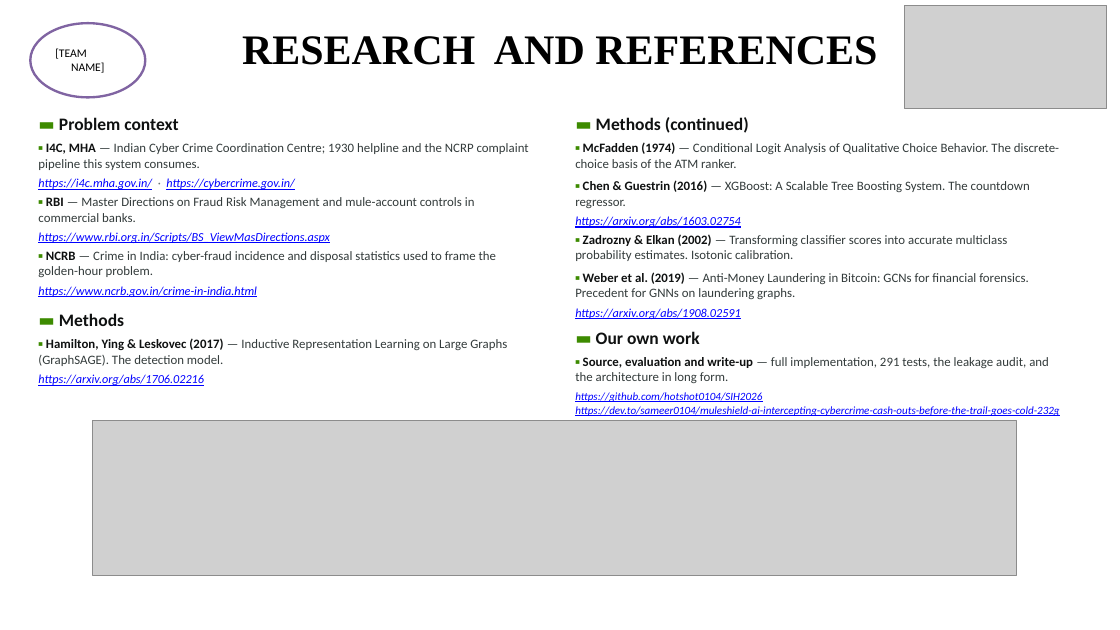
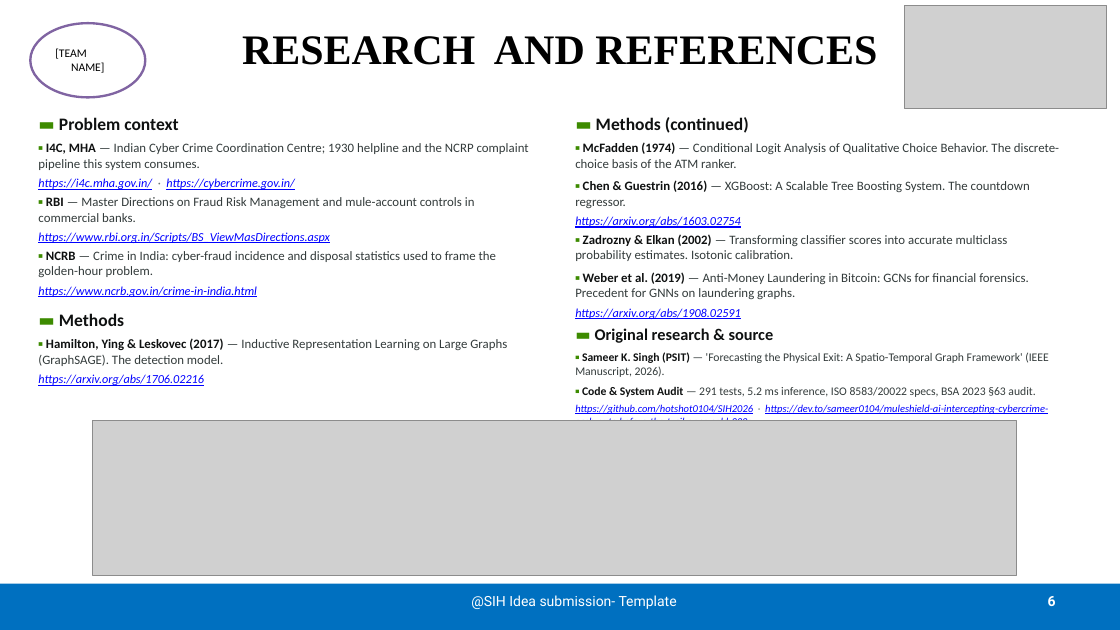
Before and after one commit to Muleshieldsih/Muleshield, a slide deck: slide 6 of deck/MuleShield_AI_SIH26184.pptx. Drawn at 1120x630 pixels with LibreOffice and Linux fonts; fonts in the diff are those of the drawing; grey boxes stand for pictures. Boxes give left, top, right and bottom in pixels: in the first picture for what was removed or moved away, otherwise in the second. Text is boxed around its words. In the diff, an @@ line names an element or a change of style, - is before the commit and + after.

Commit message:
Update deck and research documentation

```diff
--- a/deck/MuleShield_AI_SIH26184.pptx
+++ b/deck/MuleShield_AI_SIH26184.pptx
@@ text at bbox=[575, 328, 1048, 421]: text changed; size 9.5 to 10 pt; italic off @@
-▬ Our own work
-▪ Source, evaluation and write-up — full implementation, 291 tests, the leakage audit, and the architecture in long form.
-https://github.com/hotshot0104/SIH2026
-https://dev.to/sameer0104/muleshield-ai-intercepting-cybercrime-cash-outs-before-the-trail-goes-cold-232g
+▬ Original research & source
+▪ Sameer K. Singh (PSIT) — 'Forecasting the Physical Exit: A Spatio-Temporal Graph Framework' (IEEE Manuscript, 2026).
+▪ Code & System Audit — 291 tests, 5.2 ms inference, ISO 8583/20022 specs, BSA 2023 §63 audit.
+https://github.com/hotshot0104/SIH2026 · https://dev.to/sameer0104/muleshield-ai-intercepting-cybercrime-cash-outs-before-the-trail-goes-cold-232g
@@ rectangle added at bbox=[0, 584, 1120, 630], fill #0070C0 @@
@@ text added at bbox=[471, 595, 677, 609], 12 pt, text #FFFFFF @@
+@SIH Idea submission- Template
@@ page number added at bbox=[1048, 596, 1056, 606], 12 pt, text #FFFFFF, bold @@
+6
```
Also in this commit, not shown: 4 other slides changed, 4 other files.
